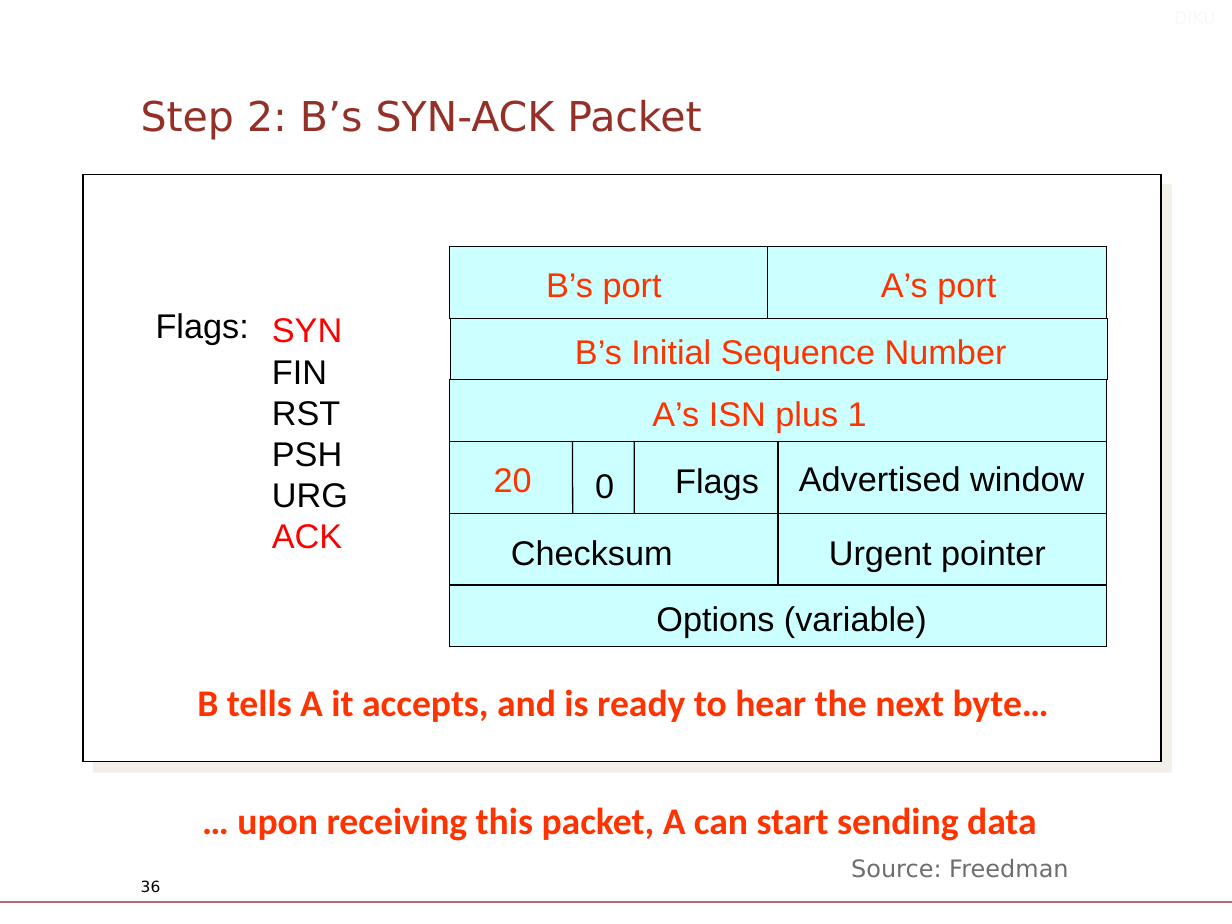
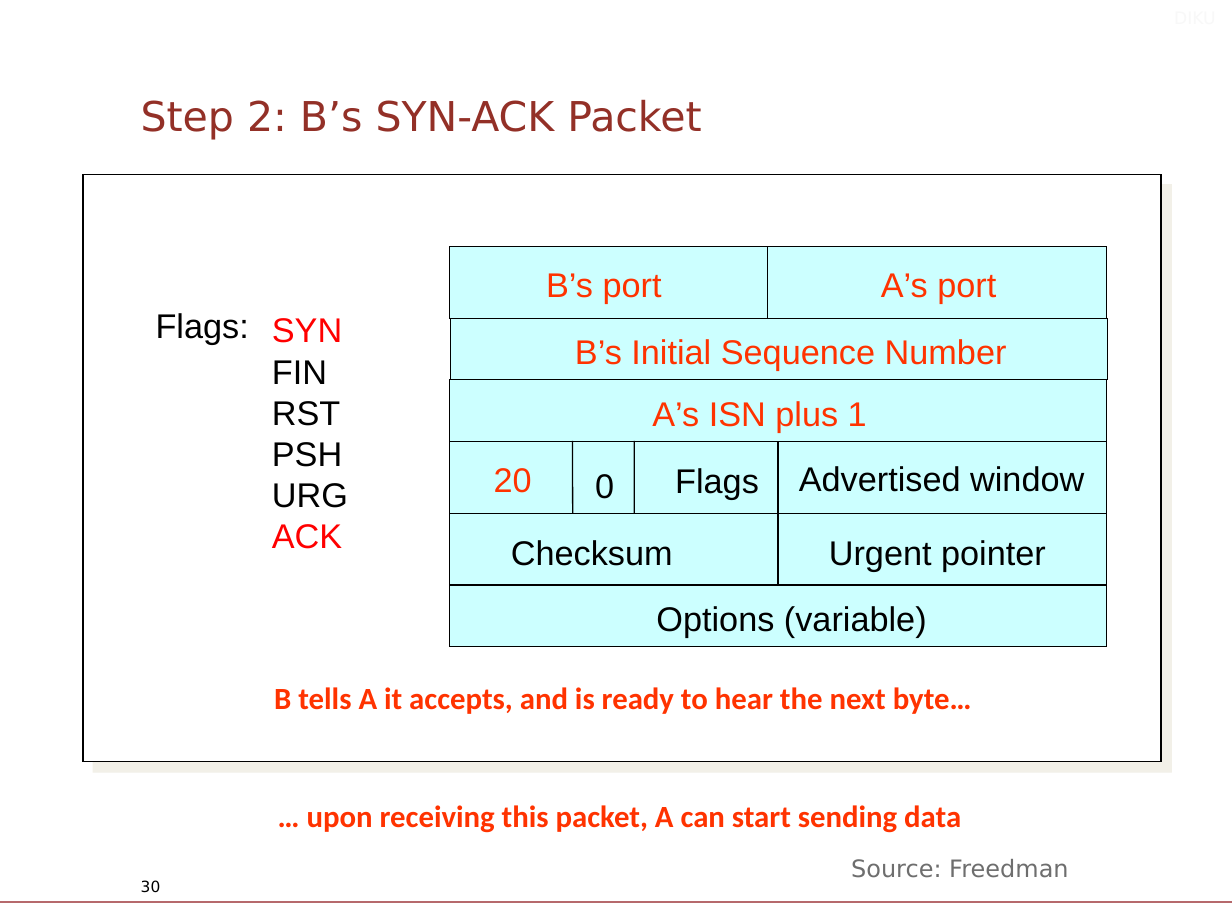
Before and after one commit to Legenden84/compSys-e2022-pub_fork, a slide deck: slide 30 of lectures/221109_tcp_and_reliable_communication/slides.odp (slide 36 before the commit). Drawn at 1232x924 pixels with LibreOffice and Linux fonts; fonts in the diff are those of the drawing; background and template pictures are left out. Boxes give left, top, right and bottom in pixels: in the first picture for what was removed or moved away, otherwise in the second. Text is boxed around its words. In the diff, an @@ line names an element or a change of style, - is before the commit and + after.

```diff
--- a/lectures/221109_tcp_and_reliable_communication/slides.odp
+++ b/lectures/221109_tcp_and_reliable_communication/slides.odp
@@ text "B tells A it accepts, ...": place and size @@
-text "B tells A it accepts, ..." at [197, 689, 1049, 722]
+text "B tells A it accepts, ..." at [274, 687, 972, 714]
@@ text "B tells A it accepts, ..." at [274, 687, 972, 714]: size 22 to 18 pt @@
@@ text "… upon receiving this packet, ..." at [307, 805, 961, 833]: size 22 to 18 pt @@
@@ text "… upon receiving this packet, ...": place and size @@
-text "… upon receiving this packet, ..." at [237, 807, 1037, 841]
+text "… upon receiving this packet, ..." at [307, 805, 961, 833]
@@ page number at [141, 880, 161, 893]: text changed @@
-36
+30
```
Also in this commit, not shown: 8 other slides changed, 6 slides removed, 1 other file.
